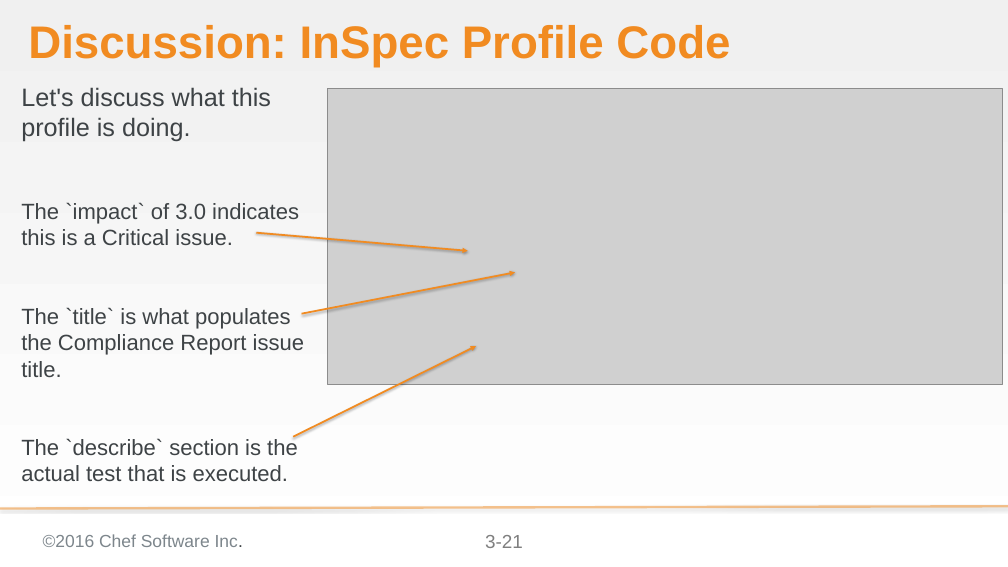
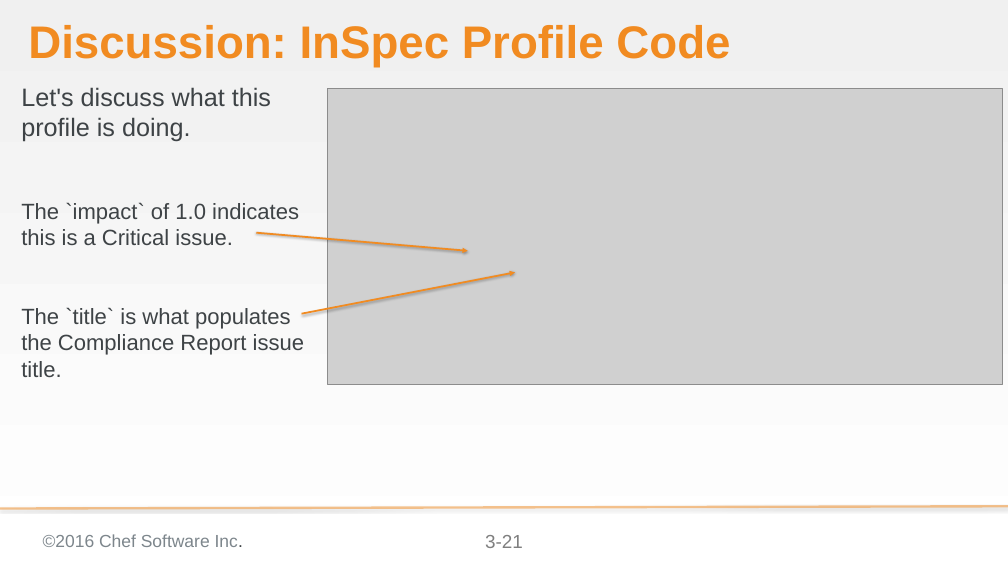
Before and after one commit to bchamby/chef-compliance-installation-configuration-operation, a slide deck: slide 21 of 03-initial-configuration-scans.pptx. Drawn at 1008x567 pixels with LibreOffice and Linux fonts; fonts in the diff are those of the drawing; grey boxes stand for pictures; background and template pictures are left out. Boxes give left, top, right and bottom in pixels: in the first picture for what was removed or moved away, otherwise in the second. Text is boxed around its words. In the diff, an @@ line names an element or a change of style, - is before the commit and + after.

```diff
--- a/03-initial-configuration-scans.pptx
+++ b/03-initial-configuration-scans.pptx
@@ text at box(21, 202, 299, 245): text changed @@
-The `impact` of 3.0 indicates this is a Critical issue.
+The `impact` of 1.0 indicates this is a Critical issue.
@@ arrow removed from (293, 437) to (476, 346) @@
@@ text at box(21, 437, 298, 481): paragraph removed @@
-The `describe` section is the actual test that is executed.
```
Also in this commit, not shown: 9 other slides changed, 1 slide added, 2 slides removed.
